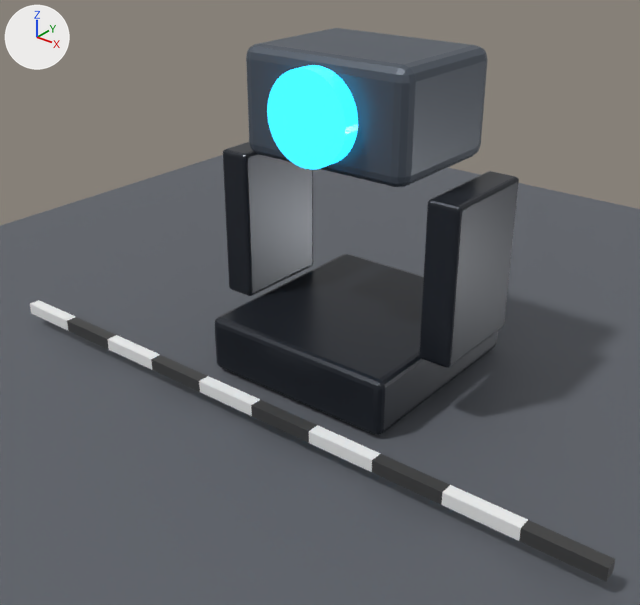
The Blender file assets/fixtures/claypaky/sharpy/models/fixture.blend as it was, and as the next commit left it.
Rendered twice from a 50 mm camera at (0.708, -0.984, 0.68) aimed at (0.003, -0.102, 0.134). The lights are fixed; the arrows at upper left show +X, +Y and +Z. The older version comes first.

Script lines for the objects in view, before the commit:
```python
ob_base = bpy.data.objects.new('Base', me_cube)
ob_base.location = (0.0, 0.0, 0.043)
ob_head = bpy.data.objects.new('Head', me_cube_003)
ob_head.location = (0.0, 0.0, 0.399)
ob_lens = bpy.data.objects.new('Lens', me_cylinder)
ob_lens.location = (0.0, -0.116, 0.399)
ob_lens.rotation_euler = (1.571, 0.0, 0.0)  # degrees (90, 0, 0)
ob_scale_8 = bpy.data.objects.new('Scale 8', me_cube_013)
ob_scale_8.location = (0.35, -0.238, 0.025)
ob_yoke_l = bpy.data.objects.new('Yoke.L', me_cube_001)
ob_yoke_l.location = (-0.178, 0.0, 0.2)
ob_yoke_r = bpy.data.objects.new('Yoke.R', me_cube_002)
ob_yoke_r.location = (0.178, 0.0, 0.2)
# also in view: 'Scale 3' at (-0.15, -0.238, 0.025); 'Scale 5' at (0.05, -0.238, 0.025); 'Scale 9' at (0.45, -0.238, 0.025); 'Scale 4' at (-0.05, -0.238, 0.025); 'Scale 6' at (0.15, -0.238, 0.025)
```
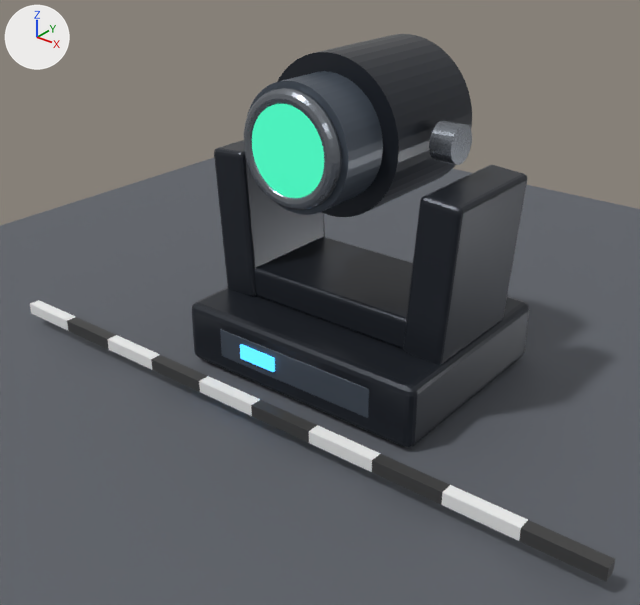
The change, as a list of edits to the scene's bpy script:
```text
Change me_cube:
    remove me_cube.from_pydata(...)  # 8 vertices, 6 faces; spans x -0.154..0.154, y -0.165..0.165, z -0.043..0.043
    add me_cube.from_pydata(...)  # 8 vertices, 6 faces; spans x -0.203..0.203, y -0.165..0.165, z -0.047..0.047
    me_cube part 1: the whole mesh is scaled about its middle by (1.32, 1, 1.11)
Change me_cube_001:
    remove me_cube_001.from_pydata(...)  # 8 vertices, 6 faces; spans x -0.024..0.024, y -0.079..0.079, z -0.114..0.114
    add me_cube_001.from_pydata(...)  # 8 vertices, 6 faces; spans x -0.03..0.03, y -0.091..0.091, z -0.114..0.114
    me_cube_001 part 2: the whole mesh is scaled about its middle by (1.25, 1.15, 1)
Change me_cube_002:
    remove me_cube_002.from_pydata(...)  # 8 vertices, 6 faces; spans x -0.024..0.024, y -0.079..0.079, z -0.114..0.114
    add me_cube_002.from_pydata(...)  # 8 vertices, 6 faces; spans x -0.03..0.03, y -0.091..0.091, z -0.114..0.114
    me_cube_002 part 3: the whole mesh is scaled about its middle by (1.25, 1.15, 1)
Change me_cylinder:
    used by ob_lens; location = (0.0, -0.116, 0.399); rotation_euler = (1.571, 0.0, 0.0), in degrees (90, 0, 0)
    remove me_cylinder.from_pydata(...)  # 96 vertices, 50 faces; spans x -0.0638..0.0638, y -0.0638..0.0638, z -0.0132..0.0132
    remove me_cylinder.materials.append(mat_lens)  # cyan #278199, glowing cyan #27b3e7
    add me_cylinder.from_pydata(...)  # 96 vertices, 50 faces; spans x -0.0612..0.0612, y -0.0612..0.0612, z -0.003..0.003
    me_cylinder part 4: the whole mesh is scaled about its middle by (0.958, 0.958, 0.225)
    add me_cylinder.materials.append(mat_optical_glass)  # dark cyan #2c5d55, glowing green #279976
Change ob_base:
    ob_base.location: (0.0, 0.0, 0.043) -> (0.0, 0.0, 0.048)
Change ob_yoke_l:
    ob_yoke_l.location: (-0.178, 0.0, 0.2) -> (-0.172, 0.0, 0.204)
    ob_yoke_l.rotation_euler: (0.0, 0.0, 0.0) -> (0.0, -0.0698, 0.0)  # degrees (0, 0, 0) -> degrees (0, -4, 0)
Change ob_yoke_r:
    ob_yoke_r.location: (0.178, 0.0, 0.2) -> (0.172, 0.0, 0.204)
    ob_yoke_r.rotation_euler: (0.0, 0.0, 0.0) -> (0.0, 0.0698, 0.0)  # degrees (0, 0, 0) -> degrees (0, 4, 0)
Remove ob_head:
    ob_head = bpy.data.objects.new('Head', me_cube_003)
Change ob_lens:
    ob_lens.location: (0.0, -0.116, 0.399) -> (0.0, -0.162, 0.366)
Add ob_lens_rim:
    ob_lens_rim = bpy.data.objects.new('Lens rim', me_torus)  # a torus around z (ring radius 0.067, tube radius 0.011) spanning x -0.078..0.078, y -0.078..0.078, z -0.011..0.011; in mat_machined_metal (grey #81868e)
    ob_lens_rim.location = (0.0, -0.157, 0.366)
    ob_lens_rim.rotation_euler = (1.571, 0.0, 0.0)  # degrees (90, 0, 0)
Add ob_optical_snout:
    ob_optical_snout = bpy.data.objects.new('Optical snout', me_cylinder_003)  # a 48-sided cylinder along z spanning x -0.085..0.085, y -0.085..0.085, z -0.038..0.038; in mat_accent (greyish blue #505965)
    ob_optical_snout.location = (0.0, -0.112, 0.366)
    ob_optical_snout.rotation_euler = (1.571, 0.0, 0.0)  # degrees (90, 0, 0)
Add ob_head_body:
    ob_head_body = bpy.data.objects.new('Head body', me_cylinder_002)  # a 48-sided cylinder along z spanning x -0.109..0.109, y -0.109..0.109, z -0.091..0.091; in mat_powder_coated_housing (dark grey #2c3038)
    ob_head_body.location = (0.0, 0.013, 0.366)
    ob_head_body.rotation_euler = (1.571, 0.0, 0.0)  # degrees (90, 0, 0)
Add ob_tilt_axle_r:
    ob_tilt_axle_r = bpy.data.objects.new('Tilt axle.R', me_cylinder_001)  # a 32-sided cylinder along z spanning x -0.0262..0.0262, y -0.0262..0.0262, z -0.0162..0.0162; in mat_machined_metal (grey #81868e)
    ob_tilt_axle_r.location = (0.138, 0.0, 0.366)
    ob_tilt_axle_r.rotation_euler = (0.0, 1.571, 0.0)  # degrees (0, 90, 0)
Add ob_yoke_bridge:
    ob_yoke_bridge = bpy.data.objects.new('Yoke bridge', me_cube_005_1)  # a box spanning x -0.146..0.146, y -0.086..0.086, z -0.024..0.024; in mat_powder_coated_housing (dark grey #2c3038); modifiers BEVEL
    ob_yoke_bridge.location = (0.0, 0.0, 0.119)
Add ob_lcd:
    ob_lcd = bpy.data.objects.new('LCD', me_cube_002_1)  # a box spanning x -0.0324..0.0324, y -0.002..0.002, z -0.0114..0.0114; in mat_display (dark blue #30617c, glowing blue #3fa0e7); modifiers BEVEL
    ob_lcd.location = (-0.061, -0.167, 0.05)
Add ob_front_console:
    ob_front_console = bpy.data.objects.new('Front console', me_cube_001_1)  # a box spanning x -0.136..0.136, y -0.004..0.004, z -0.023..0.023; in mat_accent (greyish blue #505965); modifiers BEVEL
    ob_front_console.location = (0.0, -0.162, 0.049)
```

Pixel boxes [x1, y1, x2, y2] of what changed, in the pictures (640 x 605 px):
'Base', mesh rescaled, moved: before [215, 254, 498, 435]; after [192, 287, 530, 448]
'Head', deleted: before [246, 28, 488, 187]
'Yoke.R', mesh rescaled, moved, turned: before [419, 171, 519, 368]; after [403, 165, 527, 365]
'Head body', added: after [277, 34, 472, 217]
'Yoke.L', mesh rescaled, moved, turned: before [223, 142, 313, 296]; after [214, 140, 325, 297]
'Yoke bridge', added: after [254, 237, 413, 349]
'Lens', recoloured, moved, rescaled (21% narrower, 10% shorter): before [267, 65, 358, 170]; after [252, 104, 324, 198]
'Optical snout', added: after [247, 71, 383, 215]
'Lens rim', added: after [244, 88, 342, 210]
'Front console', added: after [220, 329, 369, 418]
'Tilt axle.R', added: after [429, 120, 472, 165]
'LCD', added: after [240, 344, 275, 372]
